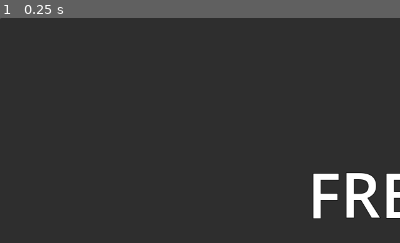
Above: before the commit, frame 1.
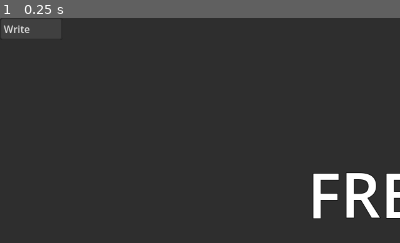
Above: after the commit, the same moment.

Repository: suidpit/freat
Game: Godot game, scene res://Main.tscn
Same seed, same stepped clock (60 frames per second), same inputs: the game is played once before the commit and once after it. The engine's default icon, where the game draws it, is replaced by a stand-in: a white triangle on a blue panel in a dark square.
Inputs:
- Up to frame 1 (0.25 s): no input
The pictures show only the part of the screen within x 0-50%, y 0-50%; the shares and areas given below are measured in that part.

The runs differ from the first frame. In frame 1, 0.2% of the frame differs, in the area x 0-8%, y 3-7%.

Commit message:
deleted reference stuff; added write + contextmenu

Diff:
--- a/gui/Main.tscn
+++ b/gui/Main.tscn
@@ -67,6 +67,7 @@
 icon = ExtResource("1_glv2v")
 
 [node name="MainUI" type="HSplitContainer" parent="UI"]
+visible = false
 layout_mode = 1
 anchors_preset = 15
 anchor_right = 1.0
@@ -164,21 +165,78 @@
 disabled = true
 text = "Next Scan"
 
+[node name="UndoScanButton" type="Button" parent="UI/MainUI/PanelContainer2/Right/VBoxContainer"]
+layout_mode = 2
+disabled = true
+text = "Undo Scan"
+
 [node name="DetachButton" type="Button" parent="UI/MainUI/PanelContainer2/Right/VBoxContainer"]
 layout_mode = 2
 size_flags_horizontal = 4
 size_flags_vertical = 10
 text = "Detach"
 
-[node name="ProcessList" parent="UI" instance=ExtResource("3_r0du0")]
-visible = false
-
 [node name="PollScanResultsTimer" type="Timer" parent="UI"]
 wait_time = 0.05
 autostart = true
 
+[node name="ProcessList" parent="UI" instance=ExtResource("3_r0du0")]
+position = Vector2i(800, 160)
+
+[node name="FoundAddressContextMenu" type="PopupMenu" parent="UI"]
+size = Vector2i(100, 35)
+visible = true
+item_count = 1
+item_0/text = "Write"
+item_0/id = 0
+
+[node name="WriteDialog" type="PopupPanel" parent="UI"]
+
+[node name="MarginContainer" type="MarginContainer" parent="UI/WriteDialog"]
+offset_left = 4.0
+offset_top = 4.0
+offset_right = 96.0
+offset_bottom = 96.0
+size_flags_horizontal = 3
+size_flags_vertical = 3
+theme_override_constants/margin_left = 10
+theme_override_constants/margin_top = 10
+theme_override_constants/margin_right = 10
+theme_override_constants/margin_bottom = 10
+
+[node name="VBoxContainer" type="VBoxContainer" parent="UI/WriteDialog/MarginContainer"]
+layout_mode = 2
+
+[node name="Label" type="Label" parent="UI/WriteDialog/MarginContainer/VBoxContainer"]
+layout_mode = 2
+text = "Write new value to address"
+
+[node name="HSeparator" type="HSeparator" parent="UI/WriteDialog/MarginContainer/VBoxContainer"]
+layout_mode = 2
+
+[node name="AddressWriteValue" type="LineEdit" parent="UI/WriteDialog/MarginContainer/VBoxContainer"]
+layout_mode = 2
+placeholder_text = "0x1234"
+
+[node name="HBoxContainer" type="HBoxContainer" parent="UI/WriteDialog/MarginContainer/VBoxContainer"]
+layout_mode = 2
+size_flags_horizontal = 4
+size_flags_vertical = 8
+
+[node name="OkButton" type="Button" parent="UI/WriteDialog/MarginContainer/VBoxContainer/HBoxContainer"]
+layout_mode = 2
+text = "WRITE"
+
+[node name="CancelButton" type="Button" parent="UI/WriteDialog/MarginContainer/VBoxContainer/HBoxContainer"]
+layout_mode = 2
+text = "CANCEL"
+
 [connection signal="pressed" from="UI/SplashScreen/VBoxContainer/AttachButton" to="UI" method="_on_attach_button_pressed"]
+[connection signal="item_clicked" from="UI/MainUI/PanelContainer/Left/VBoxContainer/ScrollContainer/ItemList" to="UI" method="_on_item_list_item_clicked"]
 [connection signal="pressed" from="UI/MainUI/PanelContainer2/Right/VBoxContainer/FirstScanButton" to="UI" method="_on_first_scan_button_pressed"]
 [connection signal="pressed" from="UI/MainUI/PanelContainer2/Right/VBoxContainer/NextScanButton" to="UI" method="_on_next_scan_button_pressed"]
+[connection signal="pressed" from="UI/MainUI/PanelContainer2/Right/VBoxContainer/UndoScanButton" to="UI" method="_on_next_scan_button_pressed"]
 [connection signal="pressed" from="UI/MainUI/PanelContainer2/Right/VBoxContainer/DetachButton" to="UI" method="_on_detach_button_pressed"]
 [connection signal="timeout" from="UI/PollScanResultsTimer" to="UI" method="_on_poll_scan_results_timer_timeout"]
+[connection signal="id_pressed" from="UI/FoundAddressContextMenu" to="UI" method="_on_found_address_context_menu_id_pressed"]
+[connection signal="pressed" from="UI/WriteDialog/MarginContainer/VBoxContainer/HBoxContainer/OkButton" to="UI" method="_on_ok_button_pressed"]
--- a/gui/ProcessList.tscn
+++ b/gui/ProcessList.tscn
@@ -14,8 +14,8 @@
 offset_top = 4.0
 offset_right = 271.0
 offset_bottom = 396.0
-size_flags_horizontal = 3
-size_flags_vertical = 3
+size_flags_horizontal = 10
+size_flags_vertical = 6
 theme_override_constants/margin_left = 10
 theme_override_constants/margin_top = 10
 theme_override_constants/margin_right = 10
@@ -23,6 +23,7 @@
 
 [node name="VBoxContainer" type="VBoxContainer" parent="MarginContainer"]
 layout_mode = 2
+size_flags_horizontal = 4
 
 [node name="Label" type="Label" parent="MarginContainer/VBoxContainer"]
 layout_mode = 2
--- a/gui/UI_LLM.tscn
+++ /dev/null
@@ -1,238 +0,0 @@
-[gd_scene load_steps=9 format=3 uid="uid://b5qvvhnv06qhn"]
-
-[ext_resource type="Script" uid="uid://cqh6v24fo5eu5" path="res://scripts/ui_controller.gd" id="1_f5vuy"]
-[ext_resource type="Texture2D" uid="uid://cnijsghbjiifw" path="res://icon.svg" id="2_hkvw0"]
-
-[sub_resource type="StyleBoxFlat" id="StyleBoxFlat_main"]
-bg_color = Color(0.15, 0.15, 0.17, 1)
-
-[sub_resource type="LabelSettings" id="LabelSettings_freat"]
-font_size = 48
-font_color = Color(0.85, 0.85, 0.87, 1)
-outline_size = 2
-outline_color = Color(0, 0, 0, 1)
-shadow_size = 3
-shadow_color = Color(0, 0, 0, 0.6)
-
-[sub_resource type="StyleBoxFlat" id="StyleBoxFlat_popup"]
-bg_color = Color(0.25, 0.25, 0.27, 0.9)
-border_width_left = 1
-border_width_top = 1
-border_width_right = 1
-border_width_bottom = 1
-border_color = Color(0.4, 0.4, 0.42, 1)
-corner_radius_top_left = 5
-corner_radius_top_right = 5
-corner_radius_bottom_right = 5
-corner_radius_bottom_left = 5
-
-[sub_resource type="LabelSettings" id="LabelSettings_processing"]
-font_size = 20
-font_color = Color(0.9, 0.9, 0.9, 1)
-
-[sub_resource type="StyleBoxFlat" id="StyleBoxFlat_section"]
-bg_color = Color(0.2, 0.2, 0.22, 1)
-border_width_left = 1
-border_width_top = 1
-border_width_right = 1
-border_width_bottom = 1
-border_color = Color(0.3, 0.3, 0.32, 1)
-corner_radius_top_left = 3
-corner_radius_top_right = 3
-corner_radius_bottom_right = 3
-corner_radius_bottom_left = 3
-
-[sub_resource type="LabelSettings" id="LabelSettings_header"]
-font_size = 14
-font_color = Color(0.75, 0.75, 0.77, 1)
-
-[node name="UI" type="Panel"]
-anchors_preset = 15
-anchor_right = 1.0
-anchor_bottom = 1.0
-grow_horizontal = 2
-grow_vertical = 2
-theme_override_styles/panel = SubResource("StyleBoxFlat_main")
-script = ExtResource("1_f5vuy")
-
-[node name="InitialView" type="CenterContainer" parent="."]
-visible = false
-layout_mode = 1
-anchors_preset = 15
-anchor_right = 1.0
-anchor_bottom = 1.0
-grow_horizontal = 2
-grow_vertical = 2
-
-[node name="VBoxContainer" type="VBoxContainer" parent="InitialView"]
-layout_mode = 2
-theme_override_constants/separation = 20
-
-[node name="LogoLabel" type="Label" parent="InitialView/VBoxContainer"]
-layout_mode = 2
-size_flags_vertical = 6
-text = "FREAT"
-label_settings = SubResource("LabelSettings_freat")
-horizontal_alignment = 1
-
-[node name="AttachButton" type="Button" parent="InitialView/VBoxContainer"]
-layout_mode = 2
-size_flags_horizontal = 4
-text = " Attach Process "
-icon = ExtResource("2_hkvw0")
-
-[node name="ProcessingView" type="CenterContainer" parent="."]
-visible = false
-layout_mode = 1
-anchors_preset = 15
-anchor_right = 1.0
-anchor_bottom = 1.0
-grow_horizontal = 2
-grow_vertical = 2
-
-[node name="PopupPanel" type="PanelContainer" parent="ProcessingView"]
-layout_mode = 2
-theme_override_styles/panel = SubResource("StyleBoxFlat_popup")
-
-[node name="MarginContainer" type="MarginContainer" parent="ProcessingView/PopupPanel"]
-layout_mode = 2
-theme_override_constants/margin_left = 20
-theme_override_constants/margin_top = 18
-theme_override_constants/margin_right = 20
-theme_override_constants/margin_bottom = 15
-
-[node name="ProcessingLabel" type="Label" parent="ProcessingView/PopupPanel/MarginContainer"]
-layout_mode = 2
-text = "Attaching to process..."
-label_settings = SubResource("LabelSettings_processing")
-horizontal_alignment = 1
-
-[node name="MainAppView" type="HSplitContainer" parent="."]
-layout_mode = 1
-anchors_preset = 15
-anchor_right = 1.0
-anchor_bottom = 1.0
-grow_horizontal = 2
-grow_vertical = 2
-split_offset = 250
-dragger_visibility = 1
-
-[node name="LeftPanel" type="PanelContainer" parent="MainAppView"]
-layout_mode = 2
-size_flags_horizontal = 3
-size_flags_vertical = 3
-theme_override_styles/panel = SubResource("StyleBoxFlat_section")
-
-[node name="MarginContainer" type="MarginContainer" parent="MainAppView/LeftPanel"]
-layout_mode = 2
-size_flags_vertical = 3
-theme_override_constants/margin_left = 5
-theme_override_constants/margin_top = 5
-theme_override_constants/margin_right = 5
-theme_override_constants/margin_bottom = 5
-
-[node name="VBoxContainer" type="VBoxContainer" parent="MainAppView/LeftPanel/MarginContainer"]
-layout_mode = 2
-size_flags_vertical = 3
-
-[node name="AddressListHeader" type="Label" parent="MainAppView/LeftPanel/MarginContainer/VBoxContainer"]
-layout_mode = 2
-text = "Scanned Addresses"
-label_settings = SubResource("LabelSettings_header")
-horizontal_alignment = 1
-
-[node name="HSeparator" type="HSeparator" parent="MainAppView/LeftPanel/MarginContainer/VBoxContainer"]
-layout_mode = 2
-
-[node name="AddressScroll" type="ScrollContainer" parent="MainAppView/LeftPanel/MarginContainer/VBoxContainer"]
-layout_mode = 2
-size_flags_vertical = 3
-
-[node name="AddressList" type="ItemList" parent="MainAppView/LeftPanel/MarginContainer/VBoxContainer/AddressScroll"]
-layout_mode = 2
-size_flags_horizontal = 3
-size_flags_vertical = 3
-allow_reselect = true
-allow_rmb_select = true
-
-[node name="RightPanel" type="PanelContainer" parent="MainAppView"]
-layout_mode = 2
-size_flags_horizontal = 3
-size_flags_vertical = 3
-theme_override_styles/panel = SubResource("StyleBoxFlat_section")
-
-[node name="MarginContainer" type="MarginContainer" parent="MainAppView/RightPanel"]
-layout_mode = 2
-size_flags_vertical = 3
-theme_override_constants/margin_left = 5
-theme_override_constants/margin_top = 5
-theme_override_constants/margin_right = 5
-theme_override_constants/margin_bottom = 5
-
-[node name="VBoxScanControls" type="VBoxContainer" parent="MainAppView/RightPanel/MarginContainer"]
-layout_mode = 2
-theme_override_constants/separation = 8
-
-[node name="ScanControlsHeader" type="Label" parent="MainAppView/RightPanel/MarginContainer/VBoxScanControls"]
-layout_mode = 2
-text = "Scan Controls"
-label_settings = SubResource("LabelSettings_header")
-horizontal_alignment = 1
-
-[node name="HBoxValue" type="HBoxContainer" parent="MainAppView/RightPanel/MarginContainer/VBoxScanControls"]
-layout_mode = 2
-
-[node name="ValueLabel" type="Label" parent="MainAppView/RightPanel/MarginContainer/VBoxScanControls/HBoxValue"]
-layout_mode = 2
-text = "Value: "
-
-[node name="ScanValueEdit" type="LineEdit" parent="MainAppView/RightPanel/MarginContainer/VBoxScanControls/HBoxValue"]
-layout_mode = 2
-size_flags_horizontal = 3
-placeholder_text = "Enter value..."
-
-[node name="HBoxType" type="HBoxContainer" parent="MainAppView/RightPanel/MarginContainer/VBoxScanControls"]
-layout_mode = 2
-
-[node name="TypeLabel" type="Label" parent="MainAppView/RightPanel/MarginContainer/VBoxScanControls/HBoxType"]
-layout_mode = 2
-text = "Type:  "
-
-[node name="ScanTypeOption" type="OptionButton" parent="MainAppView/RightPanel/MarginContainer/VBoxScanControls/HBoxType"]
-layout_mode = 2
-size_flags_horizontal = 3
-selected = 0
-item_count = 4
-popup/item_0/text = "4 Bytes"
-popup/item_0/id = 0
-popup/item_1/text = "Float"
-popup/item_1/id = 1
-popup/item_2/text = "Double"
-popup/item_2/id = 2
-popup/item_3/text = "String"
-popup/item_3/id = 3
-
-[node name="FirstScanButton" type="Button" parent="MainAppView/RightPanel/MarginContainer/VBoxScanControls"]
-layout_mode = 2
-text = "First Scan"
-
-[node name="NextScanButton" type="Button" parent="MainAppView/RightPanel/MarginContainer/VBoxScanControls"]
-layout_mode = 2
-text = "Next Scan"
-
-[node name="ResetScanButton" type="Button" parent="MainAppView/RightPanel/MarginContainer/VBoxScanControls"]
-layout_mode = 2
-text = "Reset Scan"
-
-[node name="MainAppV iew_RightPanel_MarginContainer_VBoxScanControls#HSeparator2" type="HSeparator" parent="."]
-layout_mode = 2
-
-[node name="AttachTimer" type="Timer" parent="."]
-wait_time = 1.5
-one_shot = true
-
-[connection signal="pressed" from="InitialView/VBoxContainer/AttachButton" to="." method="_on_attach_button_pressed"]
-[connection signal="pressed" from="MainAppView/RightPanel/MarginContainer/VBoxScanControls/FirstScanButton" to="." method="_on_first_scan_button_pressed"]
-[connection signal="pressed" from="MainAppView/RightPanel/MarginContainer/VBoxScanControls/NextScanButton" to="." method="_on_next_scan_button_pressed"]
-[connection signal="pressed" from="MainAppView/RightPanel/MarginContainer/VBoxScanControls/ResetScanButton" to="." method="_on_reset_scan_button_pressed"]
-[connection signal="timeout" from="AttachTimer" to="." method="_on_attach_timer_timeout"]
--- /dev/null
+++ b/gui/WriteDialog.tscn
@@ -0,0 +1,45 @@
+[gd_scene format=3 uid="uid://c176qbil8pjii"]
+
+[node name="WriteDialog" type="PopupPanel"]
+auto_translate_mode = 1
+size = Vector2i(238, 129)
+visible = true
+
+[node name="MarginContainer" type="MarginContainer" parent="."]
+offset_left = 4.0
+offset_top = 4.0
+offset_right = 234.0
+offset_bottom = 125.0
+size_flags_horizontal = 3
+size_flags_vertical = 3
+theme_override_constants/margin_left = 10
+theme_override_constants/margin_top = 10
+theme_override_constants/margin_right = 10
+theme_override_constants/margin_bottom = 10
+
+[node name="VBoxContainer" type="VBoxContainer" parent="MarginContainer"]
+layout_mode = 2
+
+[node name="Label" type="Label" parent="MarginContainer/VBoxContainer"]
+layout_mode = 2
+text = "Write new value to address"
+
+[node name="HSeparator" type="HSeparator" parent="MarginContainer/VBoxContainer"]
+layout_mode = 2
+
+[node name="LineEdit" type="LineEdit" parent="MarginContainer/VBoxContainer"]
+layout_mode = 2
+placeholder_text = "0x1234"
+
+[node name="HBoxContainer" type="HBoxContainer" parent="MarginContainer/VBoxContainer"]
+layout_mode = 2
+size_flags_horizontal = 4
+size_flags_vertical = 8
+
+[node name="OkButton" type="Button" parent="MarginContainer/VBoxContainer/HBoxContainer"]
+layout_mode = 2
+text = "WRITE"
+
+[node name="CancelButton" type="Button" parent="MarginContainer/VBoxContainer/HBoxContainer"]
+layout_mode = 2
+text = "CANCEL"
--- a/gui/scripts/WebsocketManager.gd
+++ b/gui/scripts/WebsocketManager.gd
@@ -7,6 +7,7 @@
 signal processes_received(processes: Array)
 signal attach_confirmed(data: Dictionary)
 signal attach_failed(error_data: Dictionary)
+signal memory_write(data: Dictionary)
 
 signal scan_metadata_received(metadata: Dictionary)
 signal scan_results_received(results: Dictionary)
@@ -80,6 +81,9 @@
 			"read_memory":
 				if data["status"] == "success":
 					emit_signal("memory_read", data)
+			"write_memory":
+				if data["status"] == "success":
+					emit_signal("memory_write", data)
 			"get_processes":
 				if data["status"] == "success":
 					emit_signal("processes_received", data.get("result", []))
--- a/gui/scripts/ui_control.gd
+++ b/gui/scripts/ui_control.gd
@@ -4,13 +4,17 @@
 @onready var splash_screen: CenterContainer = $SplashScreen
 @onready var main_ui: HSplitContainer = $MainUI
 
-@onready var process_list: PopupPanel = $ProcessList
+@onready var process_list: PopupPanel = $"ProcessList"
+@onready var write_dialog: PopupPanel = $WriteDialog
+@onready var found_address_context_menu: PopupMenu = $FoundAddressContextMenu
 @onready var scan_value: LineEdit = $MainUI/PanelContainer2/Right/VBoxContainer/HBoxContainer/ScanValue
 @onready var next_scan_button: Button = $MainUI/PanelContainer2/Right/VBoxContainer/NextScanButton
 @onready var address_list_label: Label = $MainUI/PanelContainer/Left/VBoxContainer/AddressListLabel
 @onready var detach_button: Button = $MainUI/PanelContainer2/Right/VBoxContainer/DetachButton
+@onready var address_write_value: LineEdit = $WriteDialog/MarginContainer/VBoxContainer/AddressWriteValue
 
 var current_scan_addresses_number: int = 0
+var right_clicked_found_address_index: int = -1
 
 func _ready() -> void:
 	# Ensure only the initial view is visible at the start
@@ -24,7 +28,6 @@
 	WebsocketManager.scan_metadata_received.connect(self._on_websocket_scan_metadata_received)
 	WebsocketManager.scan_results_received.connect(self._on_websocket_scan_results_received)
 
-
 func _on_attach_button_pressed() -> void:
 	print("Attach button pressed. Requesting process list...")
 	WebsocketManager.send_message({
@@ -35,7 +38,8 @@
 	print("Received process list from websocket")
 	process_list.populate_process_list(processes)
 	print("Process list populated. Popupping...")
-	process_list.popup_centered()
+	# Get the parent size and position the popup on the right
+	process_list.popup()
 
 func _on_process_selected(process_info: Dictionary) -> void:
 	print("Process selected: ", process_info)
@@ -95,8 +99,9 @@
 		item_list.clear()
 
 		for item in scan_data["results"]:
-			var text = "Address: %s, Value: %s" % [item["address"], item["value"]]
-			item_list.add_item(text)
+			var text = "Address: %s \t Value: %s" % [item["address"], item["value"]]
+			var index = item_list.add_item(text)
+			item_list.set_item_metadata(index, item["address"])
 
 
 func _on_detach_button_pressed() -> void:
@@ -115,3 +120,36 @@
 			"page": 1,
 			"page_size": 100
 		})
+
+
+func _on_item_list_item_clicked(index: int, _at_position: Vector2, mouse_button_index: int) -> void:
+	if mouse_button_index == MOUSE_BUTTON_RIGHT:
+		right_clicked_found_address_index = index
+		found_address_context_menu.position = get_global_mouse_position()
+		found_address_context_menu.popup()
+
+
+func _on_ok_button_pressed() -> void:
+	var value = address_write_value.text
+	if !value.is_valid_int():
+		print("Invalid value: ", value)
+		return
+	var address = item_list.get_item_metadata(right_clicked_found_address_index)
+	if address == null:
+		print("No address found for selected item")
+		return
+	write_dialog.hide()
+	WebsocketManager.send_message({
+		"command": "write_memory",
+		"address": address,
+		"value": int(value),
+		"width": 4,
+		"signed": false
+	})
+
+
+
+func _on_found_address_context_menu_id_pressed(id: int) -> void:
+	match id:
+		0:
+			write_dialog.popup_centered()
--- a/gui/scripts/ui_controller.gd
+++ /dev/null
@@ -1,87 +0,0 @@
-extends Panel
-
-# --- Node References ---
-@onready var initial_view: CenterContainer = $InitialView
-@onready var processing_view: CenterContainer = $ProcessingView
-@onready var main_app_view: HSplitContainer = $MainAppView
-@onready var attach_timer: Timer = $AttachTimer
-@onready var address_list: ItemList = $MainAppView/LeftPanel/MarginContainer/VBoxContainer/AddressScroll/AddressList
-@onready var scan_value_edit: LineEdit = $MainAppView/RightPanel/MarginContainer/VBoxScanControls/HBoxValue/ScanValueEdit
-@onready var scan_type_option: OptionButton = $MainAppView/RightPanel/MarginContainer/VBoxScanControls/HBoxType/ScanTypeOption
-
-
-# Called when the node enters the scene tree for the first time.
-func _ready() -> void:
-	# Ensure only the initial view is visible at the start
-	initial_view.visible = true
-	processing_view.visible = false
-	main_app_view.visible = false
-	print("UI Ready. Initial view shown.")
-
-
-# --- Signal Handlers ---
-
-func _on_attach_button_pressed() -> void:
-	print("Attach button pressed.")
-	initial_view.visible = false
-	processing_view.visible = true
-	main_app_view.visible = false
-	attach_timer.start() # Start the delay timer
-	print("Processing view shown. Timer started.")
-
-
-func _on_attach_timer_timeout() -> void:
-	print("Attach timer timeout.")
-	initial_view.visible = false
-	processing_view.visible = false
-	main_app_view.visible = true
-	print("Main app view shown.")
-
-	# --- Mock attaching process and populate list ---
-	# In a real app, you'd do actual process attachment here
-	# For now, just add dummy data to the address list
-	_mock_populate_address_list()
-
-
-func _on_first_scan_button_pressed() -> void:
-	var value = scan_value_edit.text
-	var type_id = scan_type_option.selected
-	var type_text = scan_type_option.get_item_text(type_id)
-	print("First Scan initiated. Value: '", value, "', Type: '", type_text, "' (ID:", type_id, ")")
-	# --- Mock scan result ---
-	address_list.clear() # Clear previous results for first scan
-	address_list.add_item("0x%08X - Value: %s (Mock)" % [randi() % 0xFFFFFFF, value])
-	address_list.add_item("0x%08X - Value: %s (Mock)" % [randi() % 0xFFFFFFF, value])
-	address_list.add_item("0x%08X - Value: %s (Mock)" % [randi() % 0xFFFFFFF, value])
-	print("Mock results added to list.")
-
-
-func _on_next_scan_button_pressed() -> void:
-	var value = scan_value_edit.text
-	var type_id = scan_type_option.selected
-	var type_text = scan_type_option.get_item_text(type_id)
-	print("Next Scan initiated. Value: '", value, "', Type: '", type_text, "' (ID:", type_id, ")")
-	# --- Mock next scan (just remove one item) ---
-	if address_list.item_count > 0:
-		address_list.remove_item(randi() % address_list.item_count)
-		print("Mock item removed from list.")
-	else:
-		print("No items left to remove.")
-
-
-func _on_reset_scan_button_pressed() -> void:
-	print("Reset Scan pressed.")
-	address_list.clear()
-	scan_value_edit.clear()
-	print("Address list and value cleared.")
-
-
-# --- Helper Functions ---
-
-func _mock_populate_address_list() -> void:
-	address_list.clear()
-	# Add some dummy entries after "attaching"
-	address_list.add_item("0x00401000 - Base Address (Mock)")
-	address_list.add_item("0x7FFAC123 - Player Health (Mock)")
-	address_list.add_item("0x7FFBD456 - Ammo Count (Mock)")
-	print("Mock address list populated.")
Not shown, removed: gui/scripts/ui_controller.gd.uid
